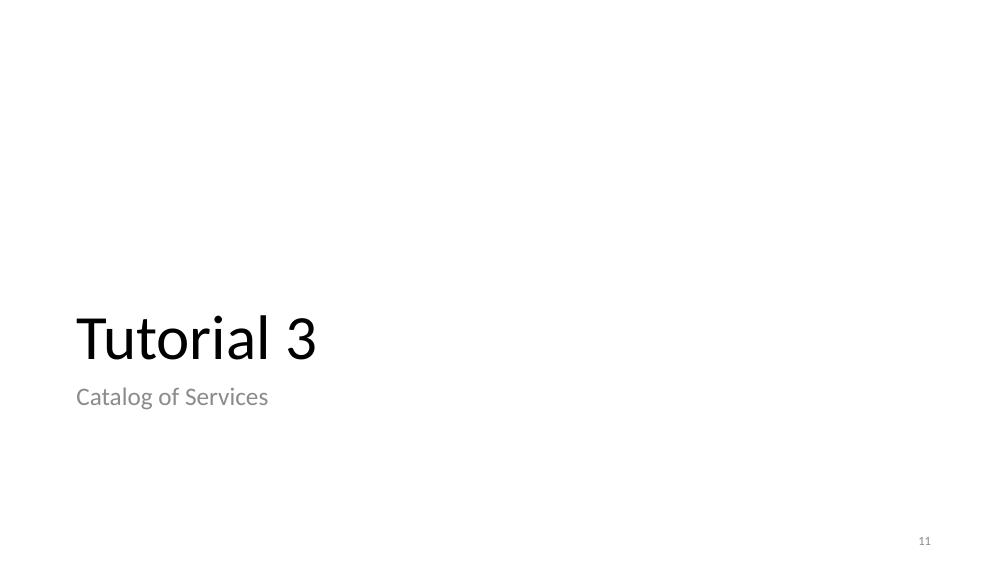
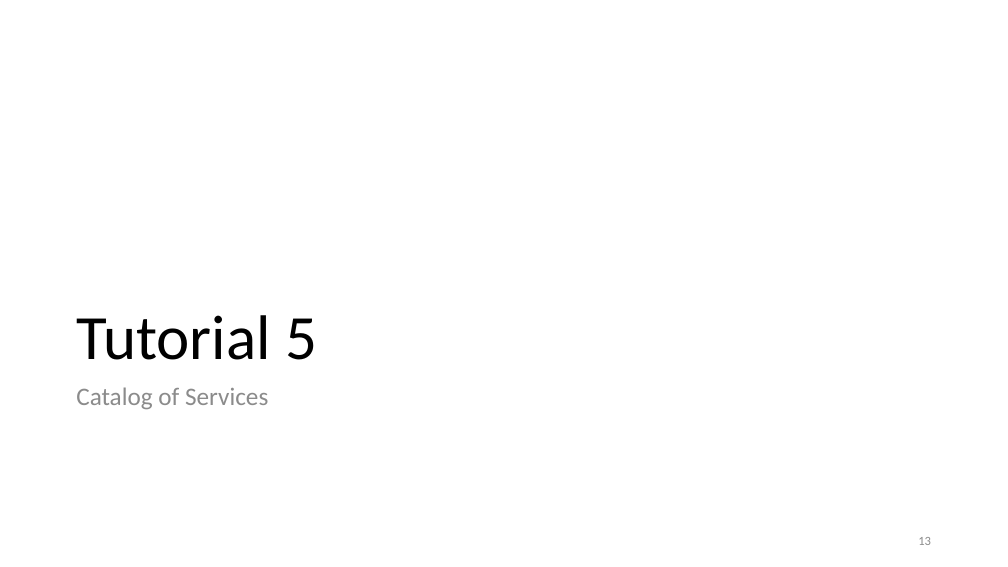
Before and after one commit to gseteamproject/tutorials, a slide deck: slide 13 of doc/Agent Programming with JADE.pptx (slide 11 before the commit). Drawn at 1008x567 pixels with LibreOffice and Linux fonts; fonts in the diff are those of the drawing. Boxes give left, top, right and bottom in pixels: in the first picture for what was removed or moved away, otherwise in the second. Text is boxed around its words. In the diff, an @@ line names an element or a change of style, - is before the commit and + after.

Commit message:
tutorial titles synchonized with packages

```diff
--- a/doc/Agent Programming with JADE.pptx
+++ b/doc/Agent Programming with JADE.pptx
@@ title at (x1=76, y1=315, x2=317, y2=360): text changed @@
-Tutorial 3
+Tutorial 5
@@ page number at (x1=918, y1=537, x2=931, y2=545): text changed @@
-11
+13
```
Also in this commit, not shown: 8 other slides changed.
